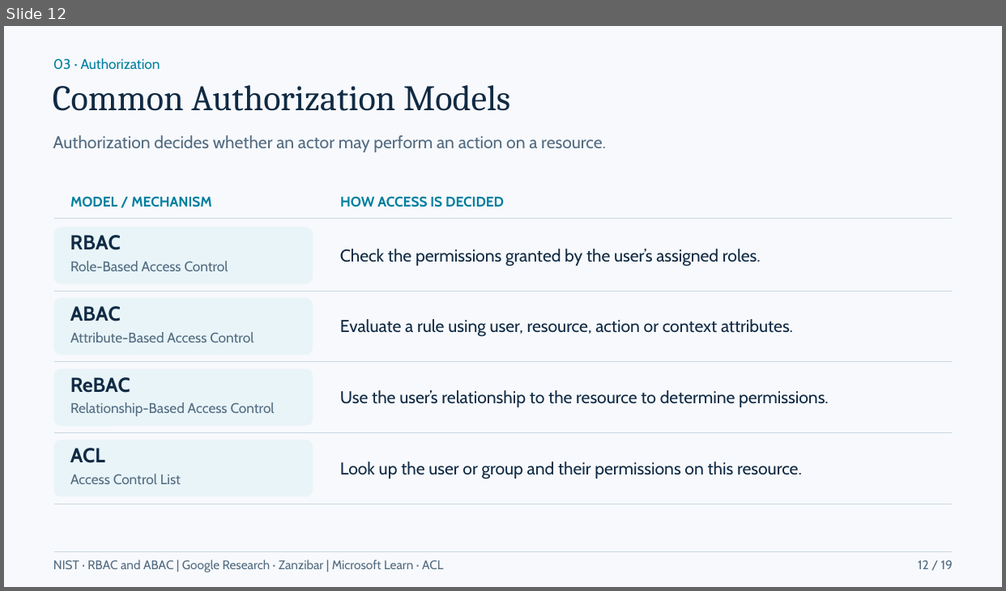
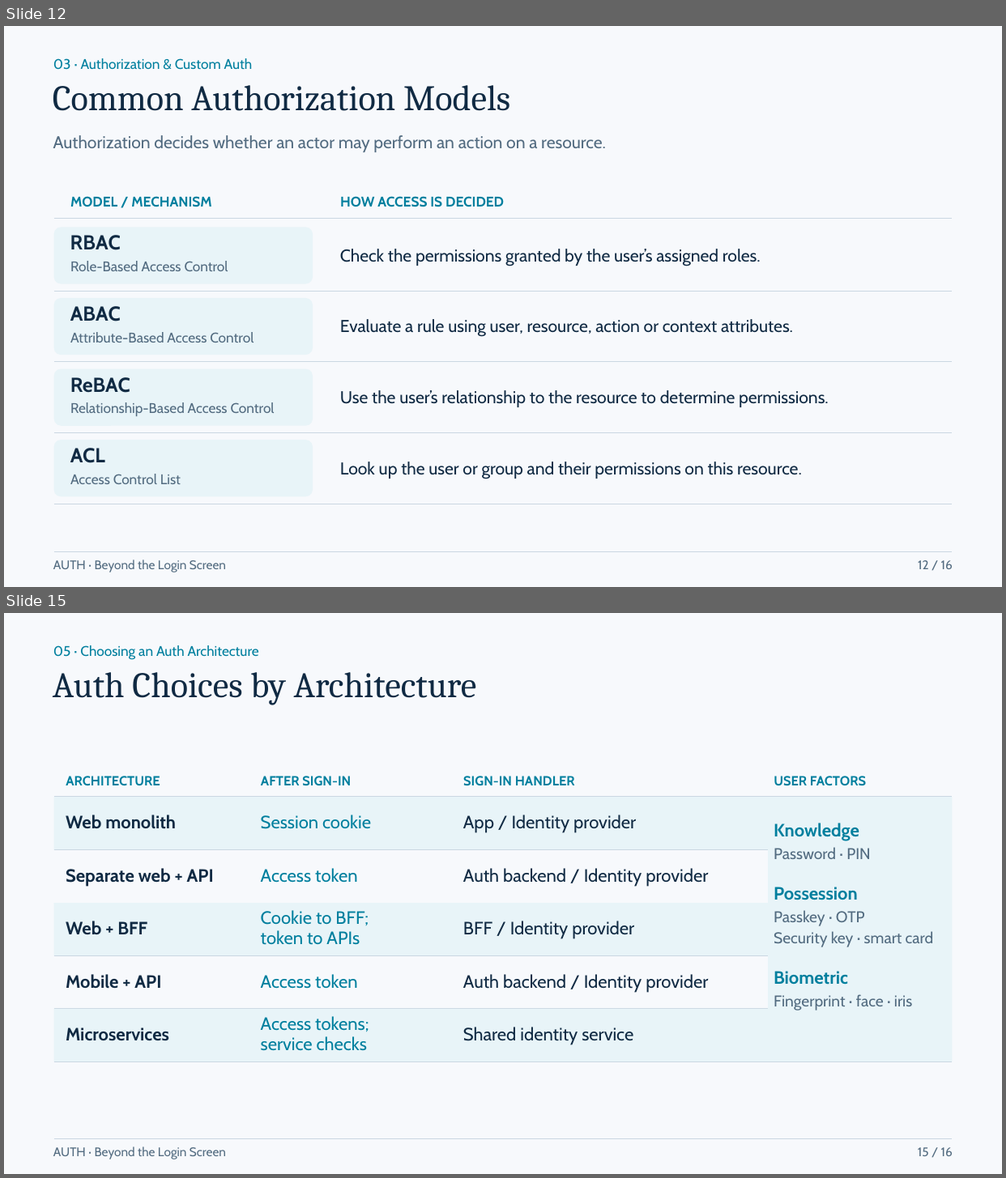
Before and after one commit to Daniiislo/TechSharing, a slide deck: Auth/presentation/Auth - Beyond the Login Screen.pptx. Shown one above the other, each under a label of ours: slide 12 before the commit, slides 12 and 15 after it; the slides between them are not shown. The pictures are 1006x591 and 1006x1178 pixels, drawn with LibreOffice and Linux fonts; fonts in the diff are those of the drawing. Boxes give left, top, right and bottom in pixels: in the first picture for what was removed or moved away, otherwise in the second. Text is boxed around its words. In the diff, an @@ line names an element or a change of style, - is before the commit and + after.

Commit message:
docs(auth): sync agenda and refresh exported slide deck

```diff
--- a/Auth/presentation/Auth - Beyond the Login Screen.pptx
+++ b/Auth/presentation/Auth - Beyond the Login Screen.pptx
@@ slide 15 added at (x1=4, y1=613, x2=1002, y2=1174), background #F7F9FC @@
@@ text added at (x1=53, y1=645, x2=259, y2=660), 13.5 pt, text #007F9E @@
+05 · Choosing an Auth Architecture
@@ text added at (x1=53, y1=672, x2=477, y2=705), 34.5 pt, text #102A43 @@
+Auth Choices by Architecture
@@ group added at (x1=54, y1=776, x2=953, y2=1063): 28 texts, 7 freeform shapes, 4 rectangles @@
+ARCHITECTURE
+AFTER SIGN-IN
+SIGN-IN HANDLER
+USER FACTORS
+Web monolith
+Session cookie
+App / Identity provider
+Separate web + API
+Access token
+Auth backend / Identity provider
+Web + BFF
+Cookie to BFF;
+token to APIs
+BFF / Identity provider
+Mobile + API
+Access token
+Auth backend / Identity provider
+Microservices
+Access tokens;
+service checks
+Shared identity service
+Knowledge
+Password · PIN
+Possession
+Passkey · OTP
+Security key · smart card
+Biometric
+Fingerprint · face · iris
@@ text added at (x1=53, y1=1147, x2=226, y2=1160), 12 pt, text #526B80 @@
+AUTH · Beyond the Login Screen
@@ freeform shape added at (x1=54, y1=1139, x2=953, y2=1140), outline #CAD7E2 0.75 pt @@
@@ text added at (x1=918, y1=1148, x2=953, y2=1157), 12 pt, text #526B80 @@
+15 / 16
@@ slide 12 changed as well @@
@@ text at (x1=53, y1=58, x2=253, y2=70): text changed @@
-03 · Authorization
+03 · Authorization & Custom Auth
@@ text at (x1=53, y1=560, x2=226, y2=573): text changed @@
-NIST · RBAC and ABAC | Google Research · Zanzibar | Microsoft Learn · ACL
+AUTH · Beyond the Login Screen
@@ text at (x1=918, y1=561, x2=953, y2=570): text changed @@
-12 / 19
+12 / 16
```
Also in this commit, not shown: 10 other slides changed, 4 other slides added, 14 slides removed, 12 other files.
